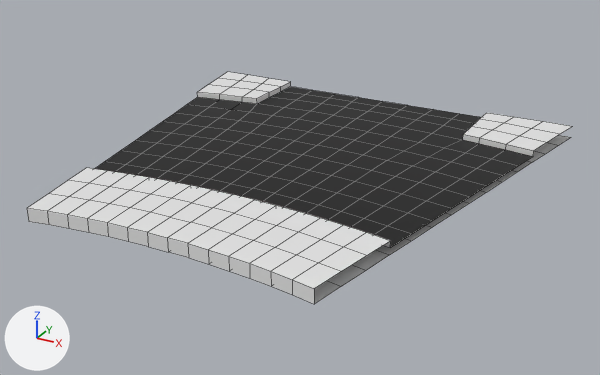
A saved change to the FBX model Samples/RoadSystem/Models/CurvedT.fbx.
Before and after are seen from a 50 mm camera at (11.78, -21.59, 9.65) aimed at (0.32, -0.75, -0.77). Every picture has the same lights, and +X, +Y and +Z are marked at lower left. The older version comes first. Mesh edges are drawn as thin lines.
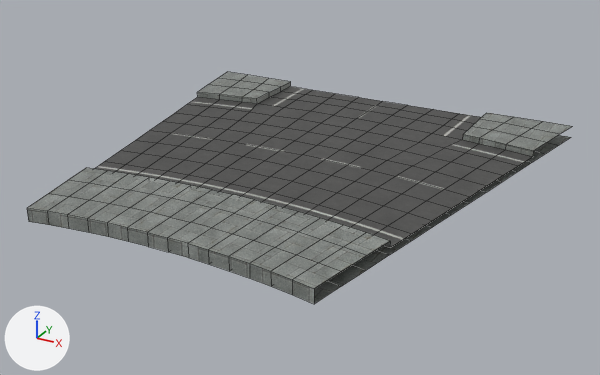
Changed parts and their boxes (x1, y1, x2, y2) in the pictures (600 x 375 px):
'Plane', surface changed
    both: (27, 72, 572, 304)

Diff of the bpy script that builds the scene:
```diff
--- a/Samples/RoadSystem/Models/CurvedT.fbx.py
+++ b/Samples/RoadSystem/Models/CurvedT.fbx.py
@@ img_pavingstones081_1k_color_png @@
+img_pavingstones081_1k_color_png = load_image('PavingStones081_1K_Color.png', '../Textures/PavingStones081_1K_Color.png', 1024, 1024, 'sRGB')
@@ img_road007_1k_color_png @@
+img_road007_1k_color_png = load_image('Road007_1K_Color.png', '../Textures/Road007_1K_Color.png', 1024, 1024, 'sRGB')
@@ mat_road @@
 mat_road = principled_material('Road')
-mat_road.base_color = (0.0, 0.0, 0.0)  # black #000000
+mat_road.texture = img_road007_1k_color_png
@@ mat_sidewalk @@
 mat_sidewalk = principled_material('Sidewalk')
-mat_sidewalk.base_color = (0.8, 0.8, 0.8)  # white #e7e7e7
+mat_sidewalk.texture = img_pavingstones081_1k_color_png
```
